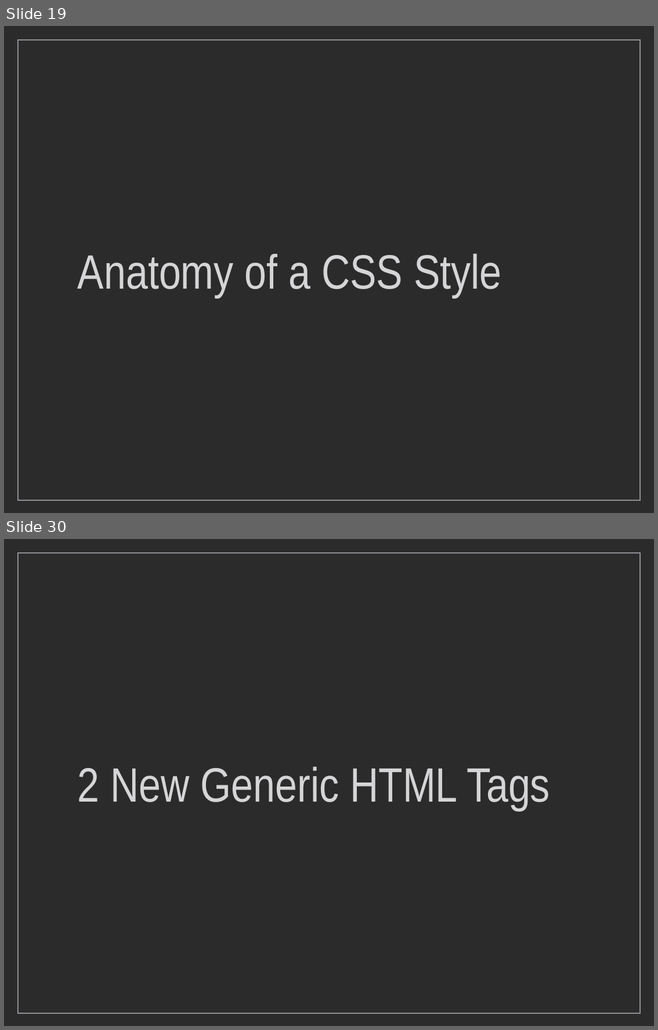
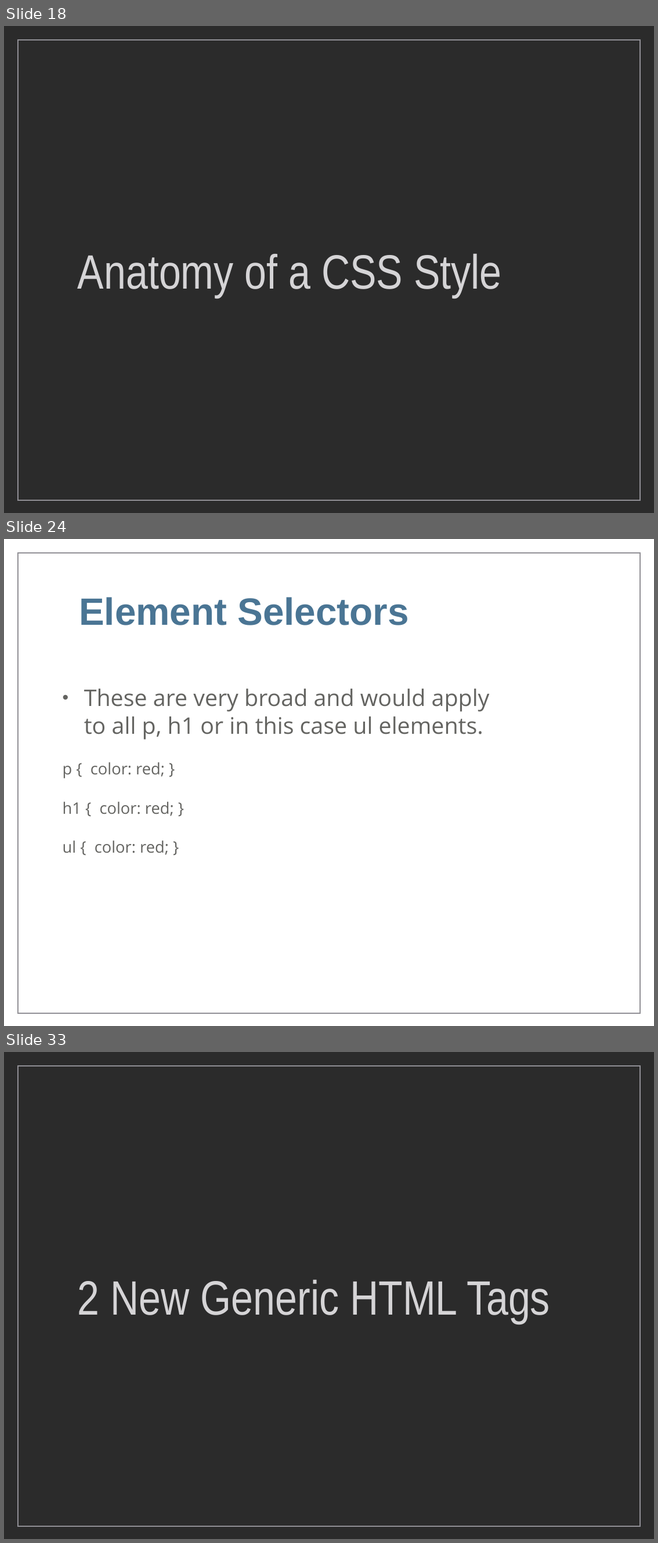
Before and after one commit to markdodgson/markdodgson-mohawk, a slide deck: images/keynotes/Week4_Keynote.ppt. Shown one above the other, each under a label of ours: slides 19 and 30 before the commit, slides 18, 24 and 33 after it; the slides between them are not shown. The pictures are 658x1030 and 658x1543 pixels, drawn with LibreOffice and Linux fonts; fonts in the diff are those of the drawing; background and template pictures are left out; a plain dark background stands for a picture behind light text. Boxes give left, top, right and bottom in pixels: in the first picture for what was removed or moved away, otherwise in the second. Text is boxed around its words. In the diff, an @@ line names an element or a change of style, - is before the commit and + after.

```diff
--- a/images/keynotes/Week4_Keynote.ppt
+++ b/images/keynotes/Week4_Keynote.ppt
@@ slide 24 added at [4, 539, 654, 1026], background picture (left out); not listed: 1 template element that a slide beside it also shows @@
@@ title added at [79, 597, 409, 625], 60 pt, text #4A7594, bold @@
+Element Selectors
@@ text added at [63, 689, 489, 855], 36 pt, text #646461 @@
+• These are very broad and would apply
+  to all p, h1 or in this case ul elements.
+p { color: red; }
+h1 { color: red; }
+ul { color: red; }
@@ what was slide 19 is now slide 18 @@
@@ what was slide 30 is now slide 33 @@
```
Also in this commit, not shown: 20 slides changed, 6 other slides added, 3 slides removed, 42 other files.
